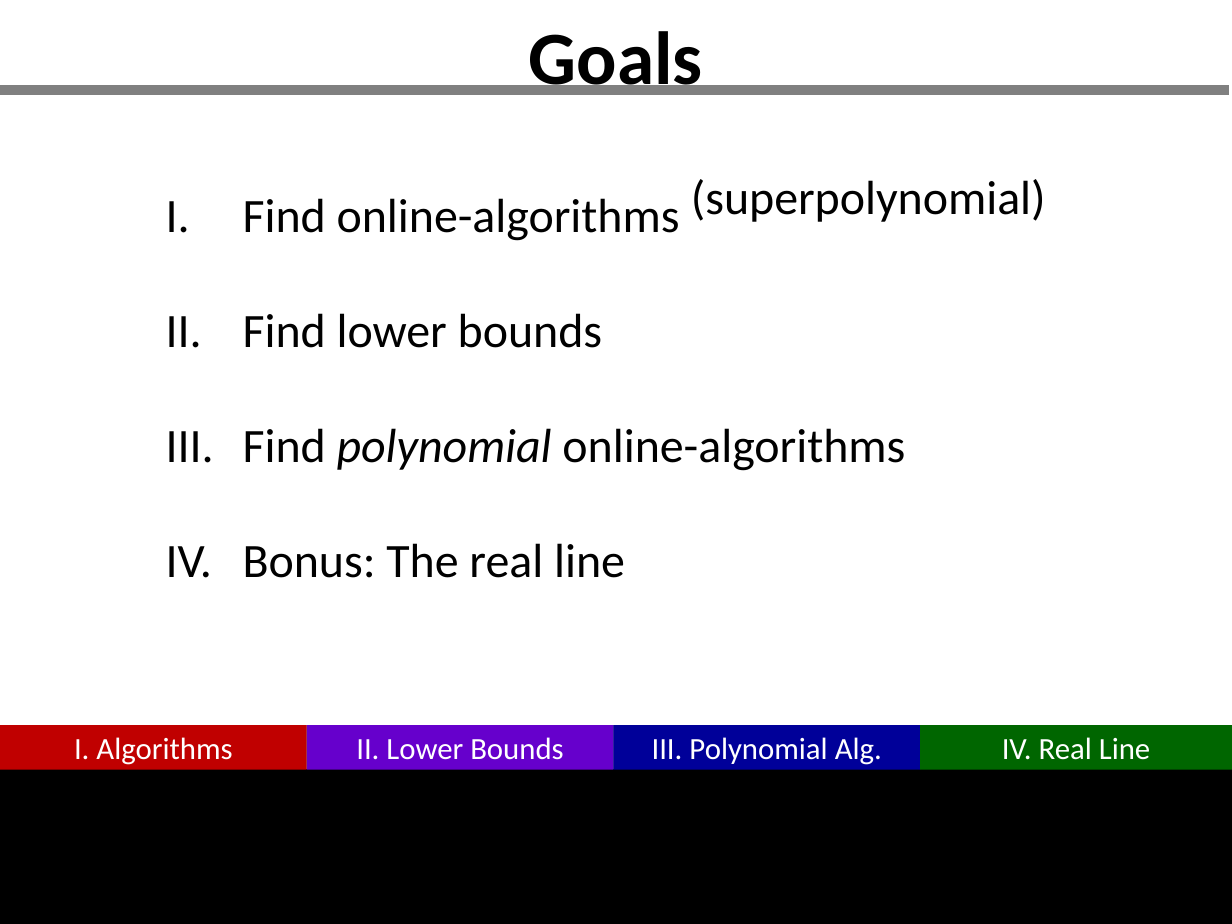
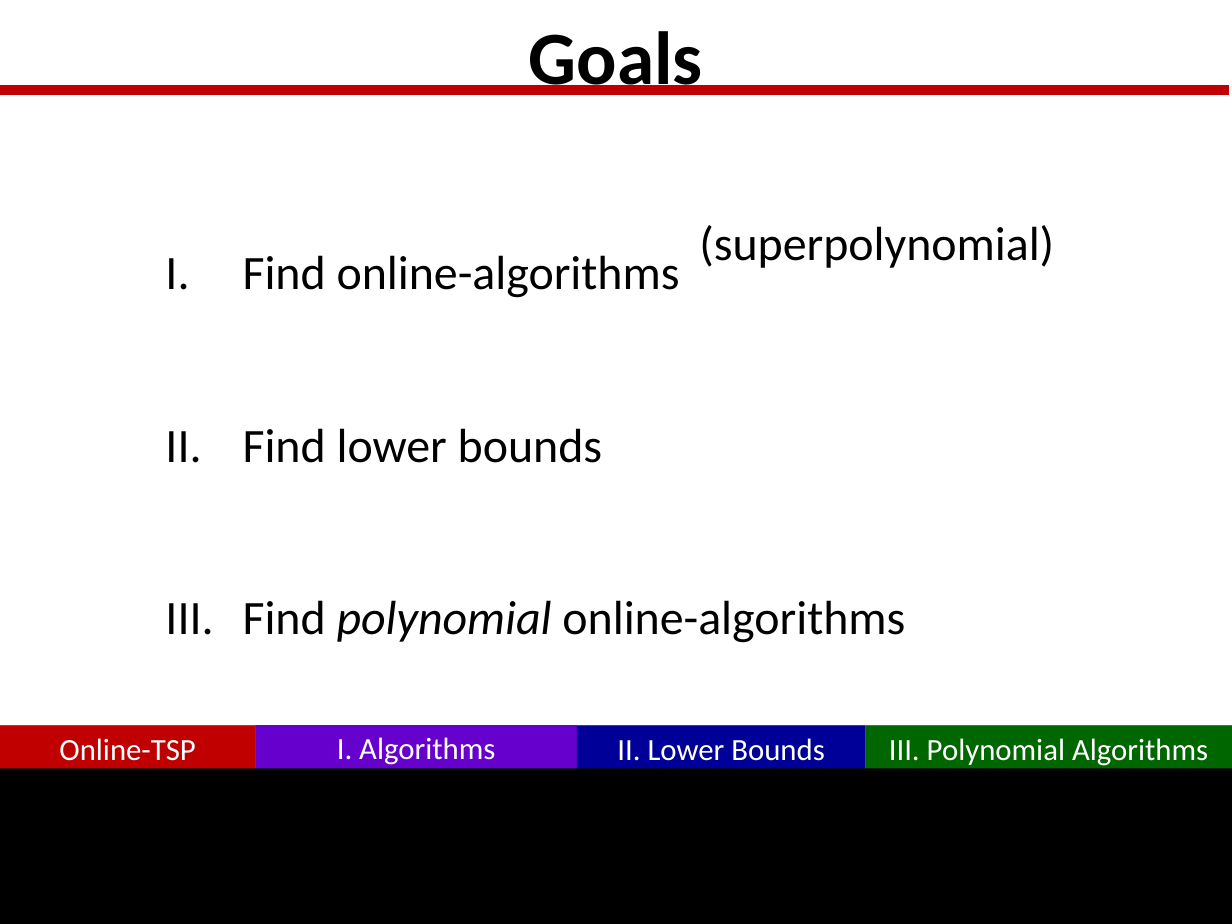
Before and after one commit to GraffL/talk-online-tsp, a slide deck: slide 7 of Präsentation43.pptx. Drawn at 1232x924 pixels with LibreOffice and Linux fonts; fonts in the diff are those of the drawing; background and template pictures are left out. Boxes give left, top, right and bottom in pixels: in the first picture for what was removed or moved away, otherwise in the second. Text is boxed around its words. In the diff, an @@ line names an element or a change of style, - is before the commit and + after.

```diff
--- a/Präsentation43.pptx
+++ b/Präsentation43.pptx
@@ line added from (0, 90) to (1230, 90), #C00000 6 pt @@
@@ text "Find online-algorithms" at (243, 255, 905, 643): line spacing 2 to 3 @@
@@ text "(superpolynomial)": place and size @@
-text "(superpolynomial)" at (691, 179, 1046, 222)
+text "(superpolynomial)" at (699, 225, 1054, 268)
@@ text at (243, 543, 625, 578): paragraph removed @@
-IV. Bonus: The real line
@@ rectangle at (0, 726, 1232, 770): rotation 0 to 180 degrees @@
@@ rectangle removed at (0, 726, 307, 770) @@
@@ rectangle added at (0, 726, 255, 771), fill #C00000, 18 pt, text #FFFFFF @@
+Online-TSP
@@ rectangle "I. Algorithms": place and size @@
-rectangle "I. Algorithms" at (0, 726, 307, 770)
+rectangle "I. Algorithms" at (255, 726, 577, 770)
@@ rectangle "I. Algorithms" at (255, 726, 577, 770): fill #C00000 to #6600CC @@
@@ rectangle added at (255, 726, 577, 771), fill #808080, 18 pt, text #FFFFFF @@
+I. Algorithms
@@ rectangle removed at (307, 726, 614, 770) @@
@@ rectangle "II. Lower Bounds": place and size @@
-rectangle "II. Lower Bounds" at (307, 726, 614, 770)
+rectangle "II. Lower Bounds" at (577, 726, 865, 771)
@@ rectangle "II. Lower Bounds" at (577, 726, 865, 771): fill #6600CC to #000099 @@
@@ rectangle "III. Polynomial Algorithms": place and size @@
-rectangle "III. Polynomial Algorithms" at (614, 726, 920, 770)
+rectangle "III. Polynomial Algorithms" at (866, 726, 1232, 771)
@@ rectangle "III. Polynomial Algorithms" at (866, 726, 1232, 771): fill #000099 to #006600 @@
@@ text in rectangle at (889, 738, 1208, 766): text changed @@
-III. Polynomial Alg.
+III. Polynomial Algorithms
@@ rectangle removed at (920, 726, 1232, 770) @@
@@ rectangle removed at (920, 726, 1232, 770) @@
-IV. Real Line
@@ rectangle added at (0, 769, 1232, 924), fill #000000 @@
@@ rectangle: place and size @@
-rectangle at (0, 769, 1232, 924)
+rectangle at (255, 769, 1232, 924)
```
Also in this commit, not shown: 19 other slides changed, 1 slide added, 1 slide removed.
